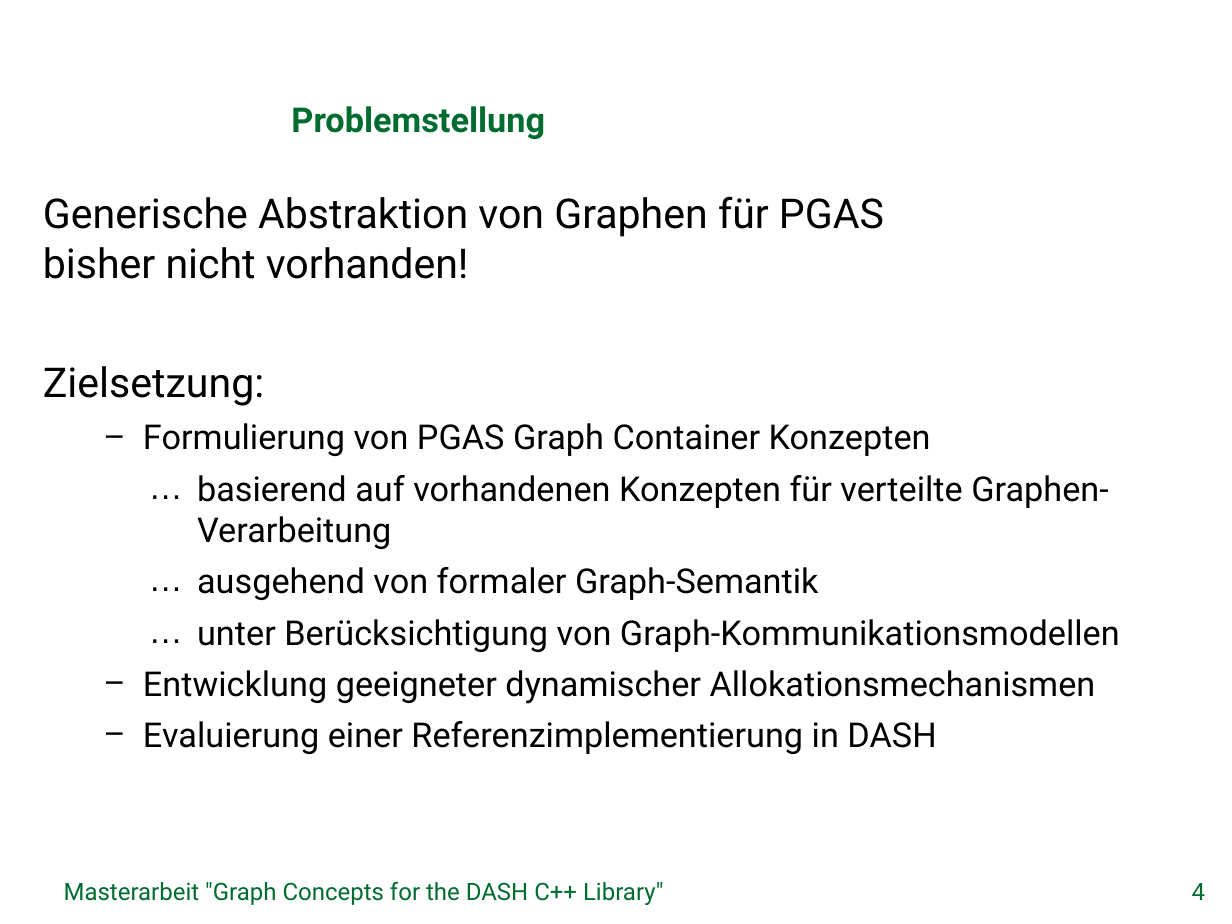
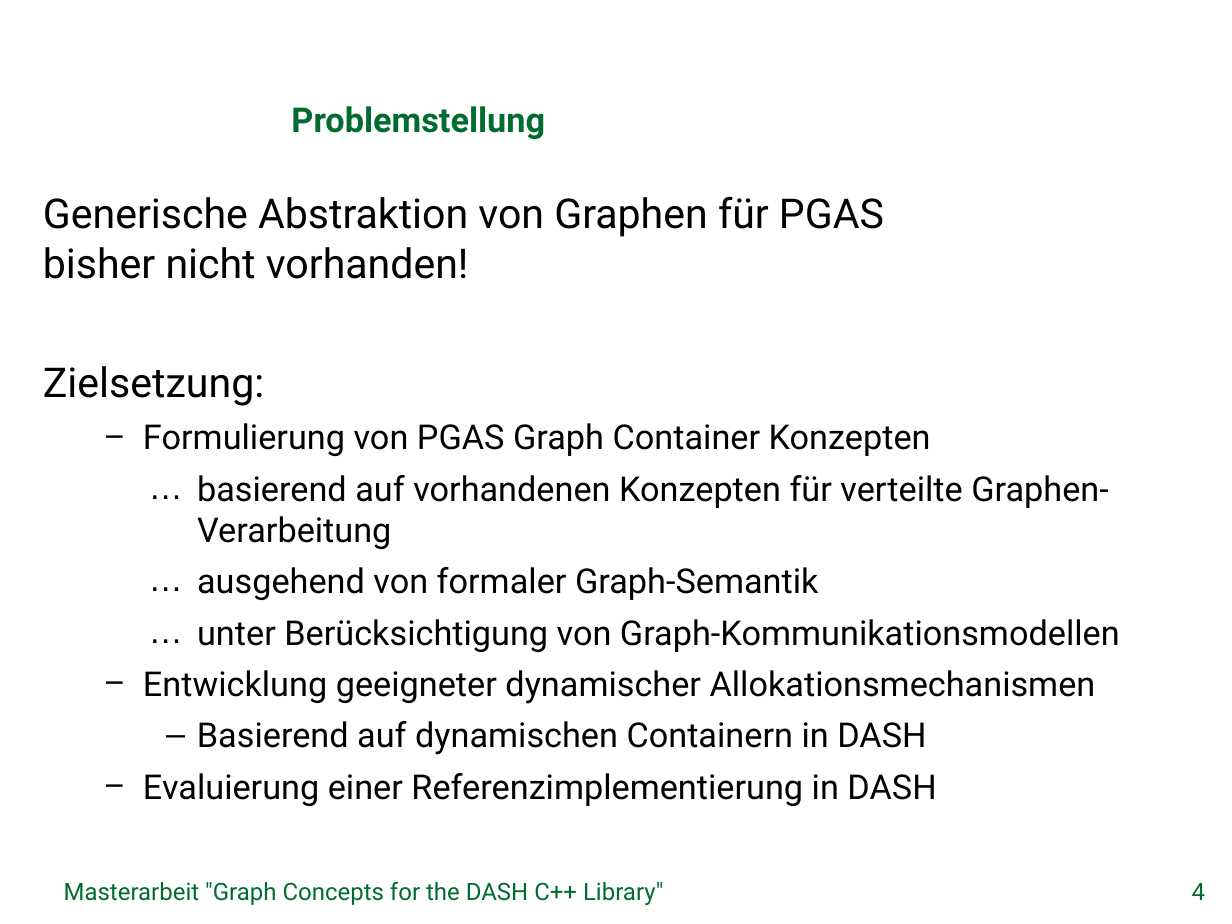
Before and after one commit to stiefn/dyn-data-structures-thesis, a slide deck: slide 4 of Folien/Abschlusssvortrag_Stefan_Effenberger.pptx. Drawn at 1232x924 pixels with LibreOffice and Linux fonts; fonts in the diff are those of the drawing; background and template pictures are left out. Boxes give left, top, right and bottom in pixels: in the first picture for what was removed or moved away, otherwise in the second. Text is boxed around its words. In the diff, an @@ line names an element or a change of style, - is before the commit and + after.

```diff
--- a/Folien/Abschlusssvortrag_Stefan_Effenberger.pptx
+++ b/Folien/Abschlusssvortrag_Stefan_Effenberger.pptx
@@ text at [197, 721, 926, 755]: paragraph added @@
+    – Basierend auf dynamischen Containern in DASH
```
Also in this commit, not shown: 9 other slides changed, 1 slide removed.
